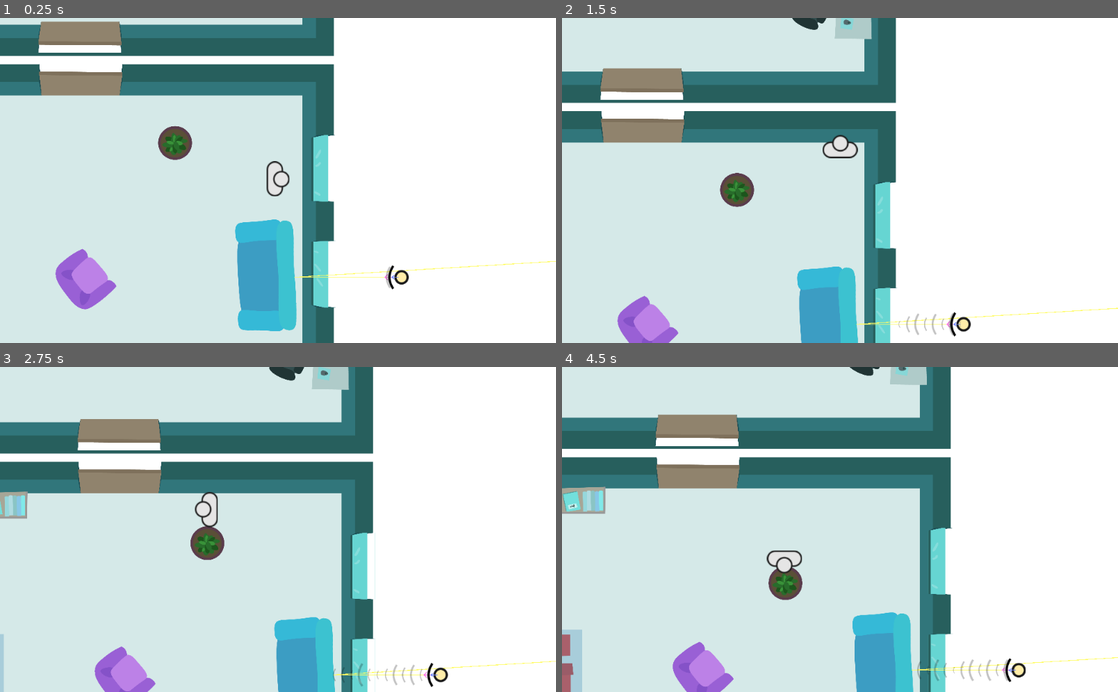
Above: before the commit, frames 1-4 (two rows, left to right).
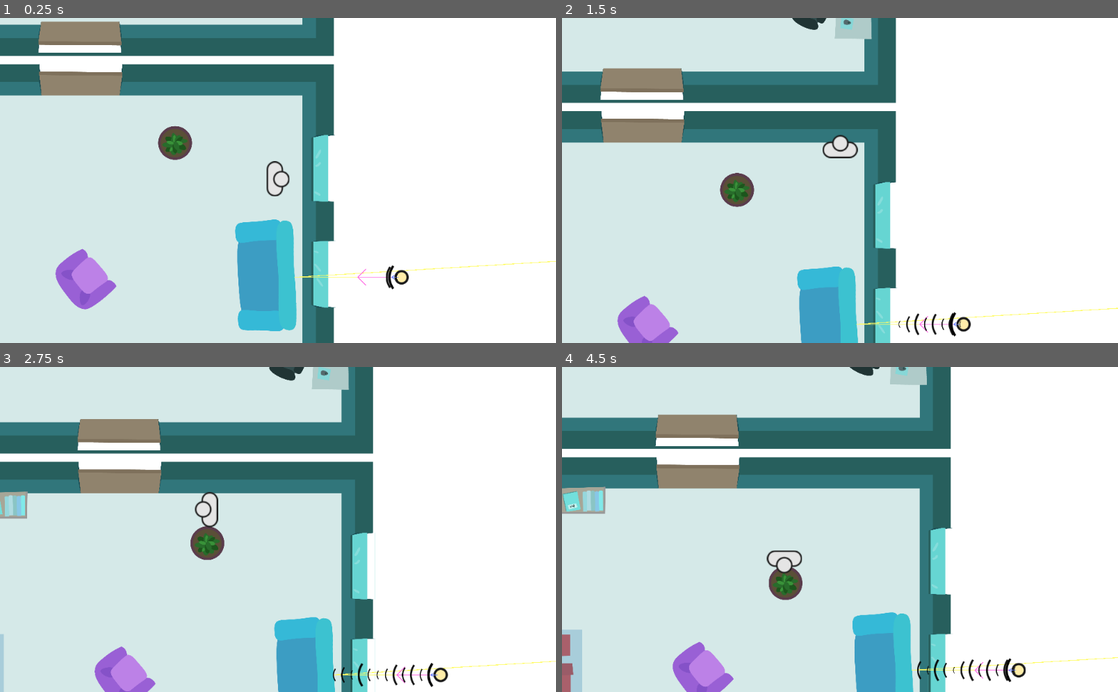
Above: after the commit, the same moments.

Repository: gingergenius/Spotify1962
Game: Godot game, scene res://scenes/levels/02_advanced.tscn
The game is run twice, just before and just after one commit, with the same random seed, the same clock (stepped at 60 frames per second) and the same inputs. This scene is started directly instead of the project's main scene.
Inputs (mouse positions are in pixels of both pictures, inside the frame that each line leads up to):
- Up to frame 1 (0.25 s): no input
- Up to frame 2 (1.5 s): move the mouse to (812, 245) at 0.52 s; hold W (player_up) 0.53-1.25 s; hold Space (player_pull) 0.53-1.25 s; click (812, 245) at 0.67 s; drag from (1006, 229) to (812, 245) at 1.27 s
- Up to frame 3 (2.75 s): move the mouse to (111, 480) at 2.02 s; hold A (player_left) from 2.03 s (still down); hold Space (player_pull) from 2.03 s (still down)
- Up to frame 4 (4.5 s): release A (player_left) at 2.75 s; release Space (player_pull) at 2.75 s; drag from (867, 529) to (673, 480) at 2.77 s; move the mouse to (756, 448) at 3.52 s; hold S (player_down) 3.53-4.25 s; hold Space (player_pull) 3.53-4.25 s; drag from (962, 513) to (756, 448) at 4.27 s

The runs differ from the first frame. In frame 1, less than 0.1% of the frame differs, in the area x 64-72%, y 76-84%; in frame 2, 0.2%; in frame 3, 0.2%; in frame 4, 0.4%, in the area x 1-100%, y 1-100%.

Commit message:
Added splitter

Diff:
--- a/RayCast.gd
+++ b/RayCast.gd
@@ -16,6 +16,7 @@
 export var max_num_rays = 30
 export var max_transmission_length = 1000
 export var ray_length = 10000.0
+export var is_enabled = true
 
 func updateLinePoints(line, points):
 	for i in range (points.size()):
@@ -58,7 +59,7 @@
 
 			# mark object as being reached by the transmission
 			if not transmission_objects.has(result.collider):
-				transmission_objects[result.collider] = true
+				transmission_objects[result.collider] = cur_depth
 
 			# check whether we are at the end of a transmission
 			var is_object_transmission_sink = "isTransmissionSink" in collider and collider.isTransmissionSink
@@ -85,7 +86,25 @@
 			points.push_back(target)
 			return points
 
+func disable():
+	is_enabled = false
+
+	# Reset the transmission line
+	transmission_points = PoolVector2Array()
+	updateLinePoints(line, transmission_points)
+
+	# Reset the transmission itself
+	var transmission = get_node("Transmission")
+	transmission.points = transmission_points
+	transmission.reset_transmission = true
+
+func enable():
+	is_enabled = true
+
 func _physics_process(delta):
+	if not is_enabled:
+		return
+
 	# set up origin and target
 	origin = self.position
 	target = origin + Vector2(cos(self.rotation), sin(self.rotation)) * ray_length
@@ -95,11 +114,28 @@
 		target = goal_position
 
 	var debug_points = PoolVector2Array()
-	debug_points.push_back(Vector2(0.0, 0.0))
-	debug_points.push_back(Vector2(100.0, 0.0))
-	debug_points.push_back(Vector2(80.0, 20.0))
-	debug_points.push_back(Vector2(100.0, 0.0))
-	debug_points.push_back(Vector2(80.0, -20.0))
+	var debug_line_scale = 3
+
+	# transform origin and target if we are relative to a node with
+	# a position property
+	var parent = get_parent()
+	if parent.get("position"):
+		origin = to_global(origin)
+		target = to_global(target)
+
+		debug_points.push_back(Vector2(0.0, 0.0).rotated(self.rotation) * debug_line_scale)
+		debug_points.push_back(Vector2(100.0, 0.0).rotated(self.rotation) * debug_line_scale)
+		debug_points.push_back(Vector2(80.0, 20.0).rotated(self.rotation) * debug_line_scale)
+		debug_points.push_back(Vector2(100.0, 0.0).rotated(self.rotation) * debug_line_scale)
+		debug_points.push_back(Vector2(80.0, -20.0).rotated(self.rotation) * debug_line_scale)
+	else:
+		debug_points.push_back((Vector2(0.0, 0.0) * debug_line_scale))
+		debug_points.push_back((Vector2(100.0, 0.0) * debug_line_scale))
+		debug_points.push_back((Vector2(80.0, 20.0) * debug_line_scale))
+		debug_points.push_back((Vector2(100.0, 0.0) * debug_line_scale))
+		debug_points.push_back((Vector2(80.0, -20.0) * debug_line_scale))
+
+
 	updateLinePoints(debug_line, debug_points)
 
 	# backup old transmissions
@@ -144,4 +180,4 @@
 			if not old_transmission_objects.has(o):
 				# object is being touched by the transmission
 				if o.has_method("onTransmissionStart"):
-					o.onTransmissionStart()
+					o.onTransmissionStart(max_num_rays - transmission_objects[o])
--- a/objects/Caster.tscn
+++ b/objects/Caster.tscn
@@ -9,9 +9,10 @@
 script = ExtResource( 1 )
 _sections_unfolded = [ "Transform" ]
 transmission_points = PoolVector2Array(  )
-max_num_rays = 30
-max_transmission_length = 1000
+max_num_rays = 2
+max_transmission_length = 10000
 ray_length = 10000.0
+is_enabled = true
 
 [node name="Line" type="Line2D" parent="." index="0"]
 
--- /dev/null
+++ b/objects/Splitter.tscn
@@ -0,0 +1,47 @@
+[gd_scene load_steps=4 format=2]
+
+[ext_resource path="res://scripts/Splitter.gd" type="Script" id=1]
+[ext_resource path="res://objects/Caster.tscn" type="PackedScene" id=2]
+
+[sub_resource type="CircleShape2D" id=1]
+
+custom_solver_bias = 0.0
+radius = 10.0
+
+[node name="Splitter" type="RigidBody2D"]
+
+input_pickable = false
+collision_layer = 1
+collision_mask = 1
+mode = 2
+mass = 2.0
+friction = 1.0
+bounce = 0.0
+gravity_scale = 1.0
+custom_integrator = false
+continuous_cd = 0
+contacts_reported = 0
+contact_monitor = false
+sleeping = false
+can_sleep = true
+linear_velocity = Vector2( 0, 0 )
+linear_damp = 20.0
+angular_velocity = 0.0
+angular_damp = -1.0
+script = ExtResource( 1 )
+_sections_unfolded = [ "Linear", "Transform" ]
+
+[node name="CasterA" parent="." index="0" instance=ExtResource( 2 )]
+
+rotation = 0.349066
+is_enabled = false
+
+[node name="CasterB" parent="." index="1" instance=ExtResource( 2 )]
+
+rotation = -0.349066
+is_enabled = false
+
+[node name="CollisionShape2D" type="CollisionShape2D" parent="." index="2"]
+
+scale = Vector2( 5.59866, 5.59866 )
+shape = SubResource( 1 )
--- /dev/null
+++ b/scripts/Splitter.gd
@@ -0,0 +1,42 @@
+extends Node2D
+
+# class member variables go here, for example:
+# var a = 2
+# var b = "textvar"
+
+var casterA
+var casterB
+
+var isTransmissionSink = true
+
+func _ready():
+	# Called every time the node is added to the scene.
+	# Initialization here
+	casterA = get_node("CasterA")
+	casterB = get_node("CasterB")
+	pass
+
+func onTransmissionStart(remaining_iter):
+	if remaining_iter > 0:
+		print ("Splitter enabled! Iter: ", remaining_iter)
+		casterA.max_num_rays = remaining_iter
+		casterA.enable()
+		casterB.max_num_rays = remaining_iter
+		casterB.enable()
+	else:
+		print ("Splitter not enabling: no remaining iterations")
+	pass
+
+
+func onTransmissionStop():
+	print ("Splitter disabled!")
+
+	casterA.disable()
+	casterB.disable()
+
+	pass
+
+#func _process(delta):
+#	# Called every frame. Delta is time since last frame.
+#	# Update game logic here.
+#	pass
--- a/scripts/TransmissionRay.gd
+++ b/scripts/TransmissionRay.gd
@@ -7,6 +7,8 @@
 export var transmissionFrom = Vector2(0.0, 0.0)
 export var transmissionTo = Vector2(100.0, 0.0)
 var direction = Vector2(1.0, 0.0)
+var opacity_start = 1.0
+var opacity_end = 1.0
 
 func _ready():
 	# Called every time the node is added to the scene.
